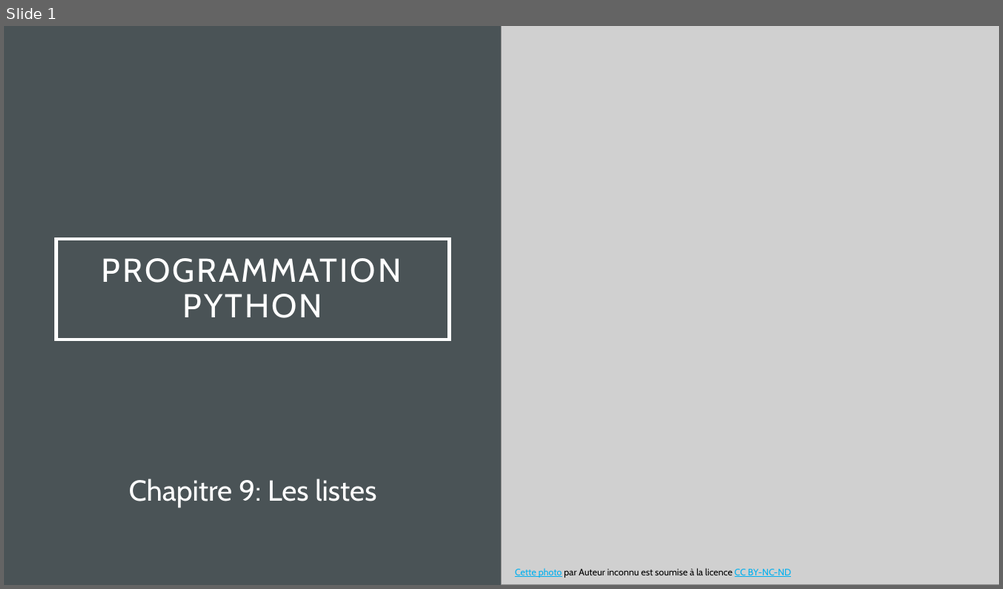
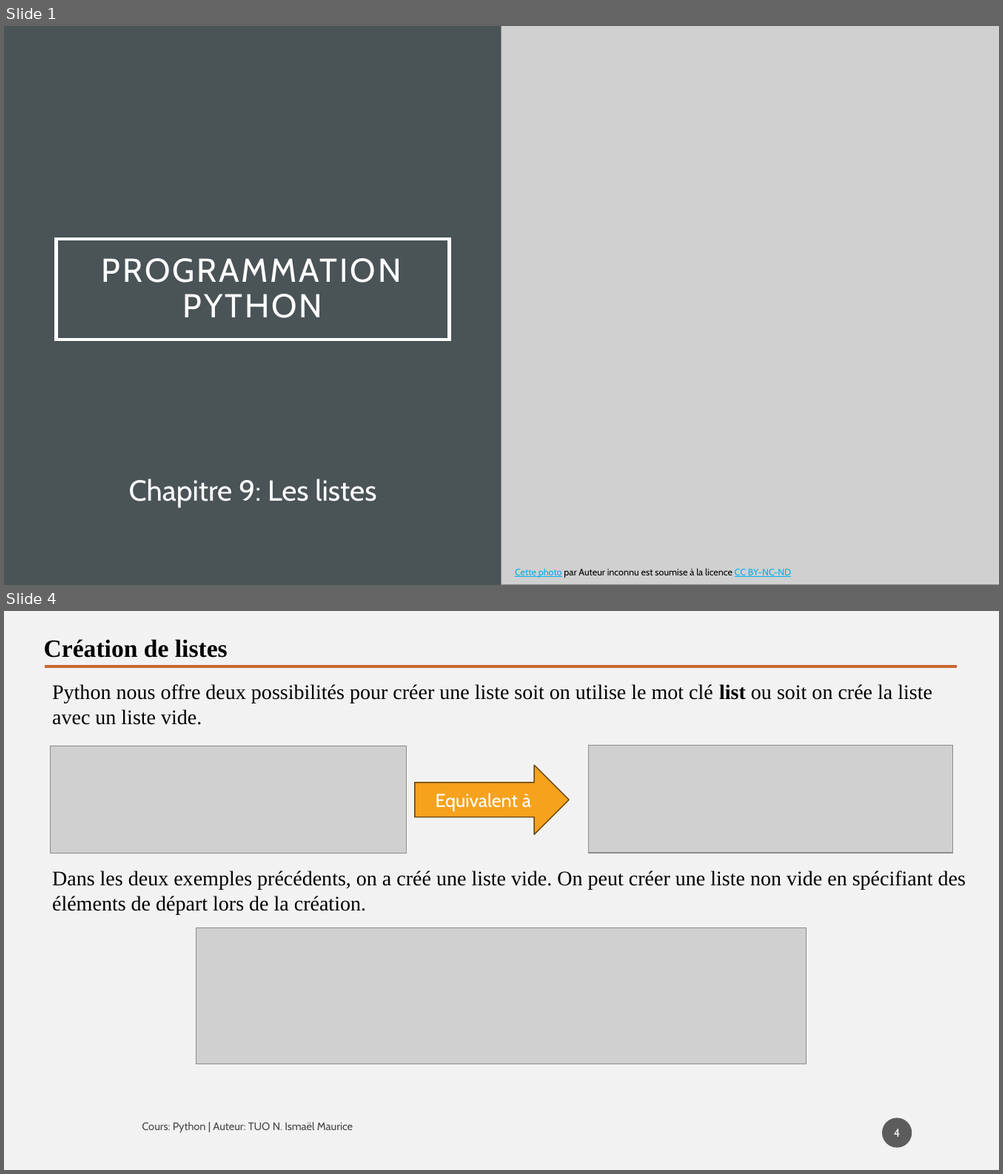
Before and after one commit to tisma95/cours-python, a slide deck: source/Chapitre 9 - Les listes.pptx. Shown one above the other, each under a label of ours: slide 1 before the commit, slides 1 and 4 after it; the slides between them are not shown. The pictures are 1003x589 and 1003x1174 pixels, drawn with LibreOffice and Linux fonts; fonts in the diff are those of the drawing; grey boxes stand for pictures. Boxes give left, top, right and bottom in pixels: in the first picture for what was removed or moved away, otherwise in the second. Text is boxed around its words. In the diff, an @@ line names an element or a change of style, - is before the commit and + after.

Commit message:
Feat (chp9): Chapitre sur les liste

```diff
--- a/source/Chapitre 9 - Les listes.pptx
+++ b/source/Chapitre 9 - Les listes.pptx
@@ slide 4 added at (4,611,999,1170), background #F2F2F2 @@
@@ text added at (44,639,227,658), 24 pt, text #000000, bold @@
+Création de listes
@@ line added from (45, 667) to (957, 667), #C96731 2.5 pt @@
@@ text added at (52,684,932,725), 20 pt, text #000000 @@
+Python nous offre deux possibilités pour créer une liste soit on utilise le mot clé list ou soit on crée la liste avec un liste vide.
@@ picture added at (51,746,406,854) @@
@@ right arrow added at (415,766,569,834), fill #F6A21D, outline #6C470D 1 pt, 18 pt, text #FFFFFF @@
+Equivalent à
@@ picture added at (588,745,952,853) @@
@@ text added at (52,871,965,915), 20 pt, text #000000 @@
+Dans les deux exemples précédents, on a créé une liste vide. On peut créer une liste non vide en spécifiant des éléments de départ lors de la création.
@@ picture added at (196,928,805,1065) @@
@@ page number added at (882,1119,912,1148), fill #1D1D1D at 70% opacity, 11 pt, text #FFFFFF @@
+4
@@ text added at (142,1122,353,1133), 10.5 pt, text #000000 at 70% opacity @@
+Cours: Python | Auteur: TUO N. Ismaël Maurice
```
Also in this commit, not shown: 4 slides changed, 1 other slide added, 1 other file.
